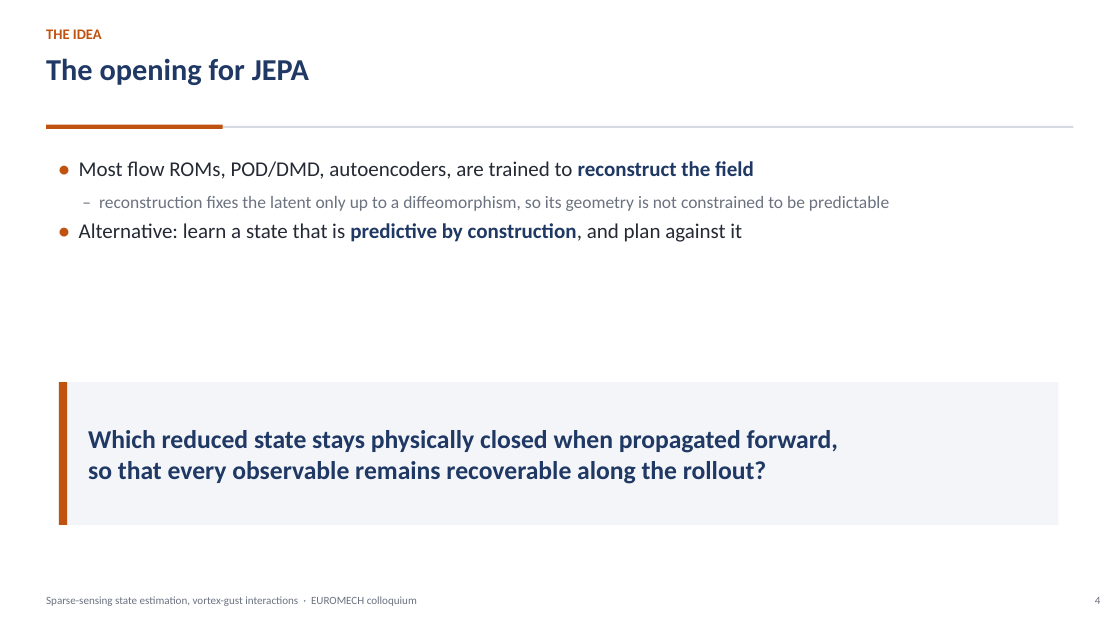
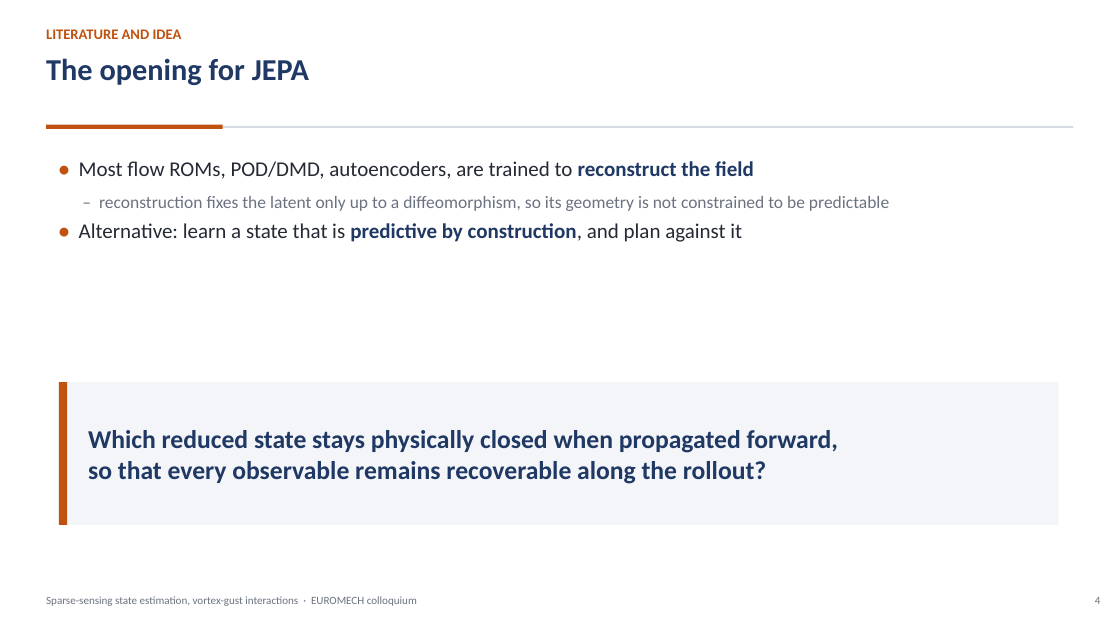
Before and after one commit to sanmi90/GUST-JEPA, a slide deck: slide 4 of paper/talk/euromech_gust_jepa.pptx. Drawn at 1120x630 pixels with LibreOffice and Linux fonts; fonts in the diff are those of the drawing. Boxes give left, top, right and bottom in pixels: in the first picture for what was removed or moved away, otherwise in the second. Text is boxed around its words. In the diff, an @@ line names an element or a change of style, - is before the commit and + after.

```diff
--- a/paper/talk/euromech_gust_jepa.pptx
+++ b/paper/talk/euromech_gust_jepa.pptx
@@ text at [46,29,182,39]: text changed @@
-THE IDEA
+LITERATURE AND IDEA
```
Also in this commit, not shown: 17 other slides changed, 1 slide added, 1 slide removed, 7 other files.
